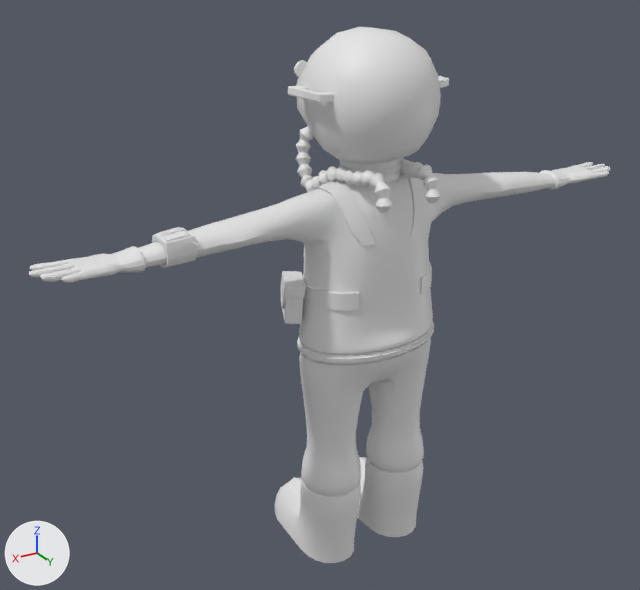
Two versions of the Blender file Assets/blend files/charecter.blend, one commit apart.
Both versions are drawn from a 50 mm lens placed at (1.445, 2.119, 2.031), pointed at (0.11, -0.108, 0.918). Arrows for +X, +Y and +Z are at lower left; the lights stay in place.

The scene before the commit, as lines of its bpy script (objects in view):
```python
ob_body_001 = bpy.data.objects.new('body.001', me_cube_002)
ob_body_001.location = (0.0, 0.0, 0.0)
ob_handle = bpy.data.objects.new('handle', me_cube_003)
ob_handle.location = (0.217, 0.004, 1.578)
ob_handle.rotation_euler = (0.0, -0.108, 0.0998)  # degrees (0, -6.2, 5.7)
ob_handle.scale = (1.0, 1.0, 0.594)
ob_strap = bpy.data.objects.new('strap', me_circle)
ob_strap.location = (0.0, 0.194, 1.156)
ob_strap.rotation_euler = (0.0, 0.0, 0.109)  # degrees (0, 0, 6.2)
ob_strap.scale = (0.166, 0.108, 0.166)
ob_strap_001 = bpy.data.objects.new('strap.001', me_circle_001)
ob_strap_001.location = (0.0, 0.194, 1.012)
ob_strap_001.rotation_euler = (0.0, 0.0, 0.109)  # degrees (0, 0, 6.2)
ob_strap_001.scale = (0.166, 0.108, 0.166)
ob_tanks = bpy.data.objects.new('tanks', me_cylinder_002)
ob_tanks.location = (0.084, 0.194, 0.997)
ob_tanks.scale = (0.622, 0.622, 1.22)
ob_wrist_radar = bpy.data.objects.new('wrist radar', me_cube_005)
ob_wrist_radar.location = (0.622, 0.042, 1.238)
ob_wrist_radar.rotation_euler = (-0.0144, -0.00686, -0.00105)  # degrees (-0.8, -0.4, -0.1)
ob_wrist_radar.scale = (0.265, 0.265, 0.265)
# also in view: 'satchel' at (0.238, -0.051, 0.958); 'belt' at (0.0, -0.002, 1.135); 'breath pipes' at (0.0, -0.012, 1.351); 'body' at (0.0, -0.077, 0.666)
```
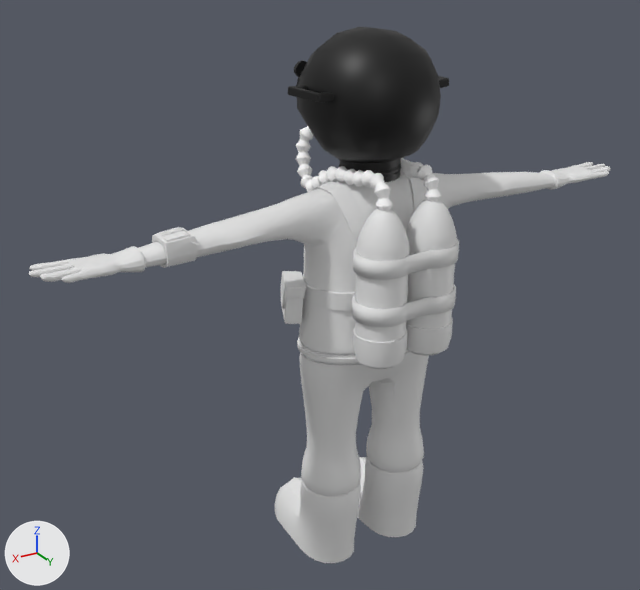
The change, as a list of edits to the scene's bpy script:
```text
Add mat_glass:
    mat_glass = bpy.data.materials.new('glass')
    mat_glass.use_nodes = True; mat_glass.node_tree.nodes.clear()
    _N = mat_glass.node_tree.nodes; _L = mat_glass.node_tree.links
    n0 = _N.new('ShaderNodeOutputMaterial'); n0.name = 'Material Output'
    n1 = _N.new('ShaderNodeBsdfAnisotropic'); n1.name = 'Glossy BSDF'
    n1.inputs[1].default_value = 0.0  # 'Roughness'
    _L.new(n1.outputs[0], n0.inputs[0])  # 'BSDF' to 'Surface'
Add mat_material:
    mat_material = principled_material('Material')
    mat_material.base_color = (0.264, 0.264, 0.264)  # grey #8c8c8c
    mat_material.metallic = 0.25
    mat_material.roughness = 0.4
Add mat_helmet:
    mat_helmet = principled_material('helmet')
    mat_helmet.base_color = (0.0, 0.0, 0.0)  # black #000000
Change me_cube_003:
    where me_cube_003.from_pydata(...)  # 32 vertices, 26 faces; spans x -0.458..0.018, y -0.077..0.106, z -0.021..0.106
    add me_cube_003.materials.append(mat_helmet)  # black #000000
Change me_cube_002:
    where me_cube_002.from_pydata(...)  # 738 vertices, 747 faces; spans x -0.19..0.19, y -0.22..0.19, z 1.319..1.74
    used by ob_body_001; location = (0.0, 0.0, 0.0)
    me_cube_002 part 1: 526 of the faces centred in x -0.187..0.187, y -0.197..0.182, z 1.32..1.732 switch from no material to mat_helmet (black #000000)
    add me_cube_002.materials.append(mat_glass)
    add me_cube_002.materials.append(mat_material)  # grey #8c8c8c
Change ob_tanks:
    remove ob_tanks.hide_set(True)
Change ob_strap:
    remove ob_strap.hide_set(True)
Change ob_strap_001:
    remove ob_strap_001.hide_set(True)
```

Boxes [x1, y1, x2, y2] around the edits, measured in the pictures (640 x 590 px):
'tanks', shown
    after: [353, 200, 457, 369]
'strap', shown
    after: [353, 239, 459, 280]
'strap.001', shown
    after: [352, 284, 456, 327]
'handle', recoloured (grey to black)
    both: [288, 76, 449, 103]
part 1 of me_cube_002, recoloured (white to black)
    both: [294, 27, 441, 183]
